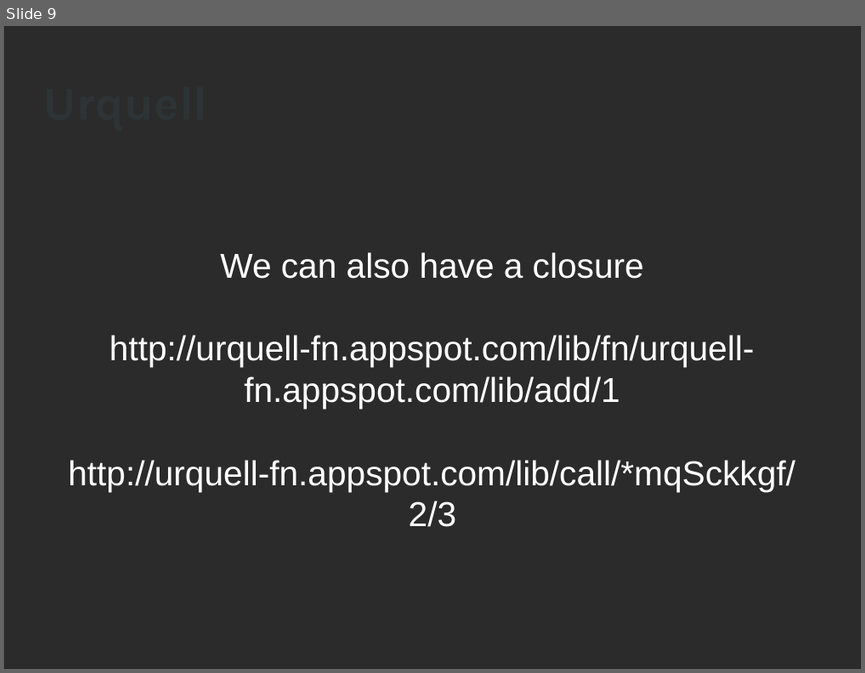
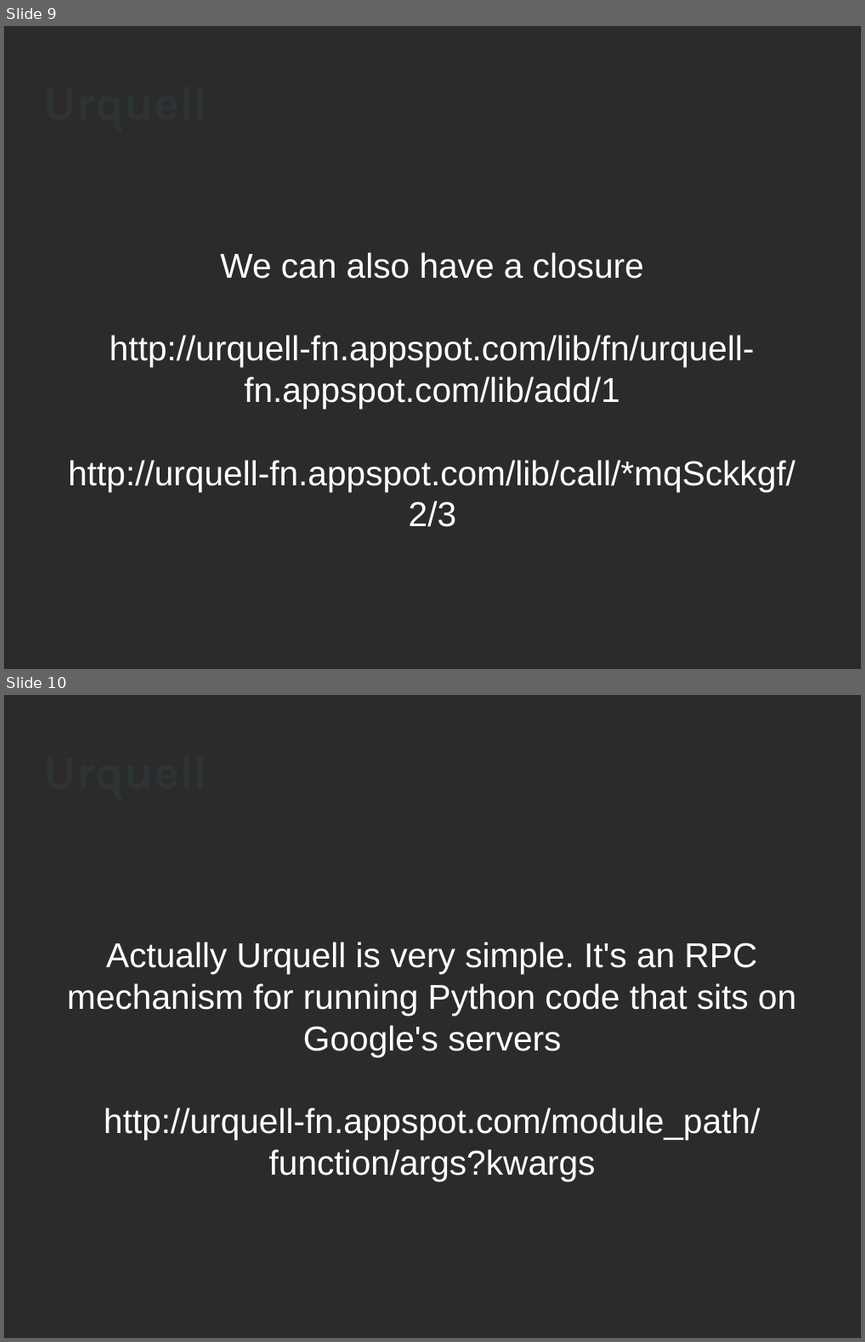
Before and after one commit to KayEss/urquell, a slide deck: Documentation/Introduction to Urquell.odp. Shown one above the other, each under a label of ours: slide 9 before the commit, slides 9 and 10 after it. The pictures are 865x673 and 865x1342 pixels, drawn with LibreOffice and Linux fonts; fonts in the diff are those of the drawing; background and template pictures are left out; a plain dark background stands for a picture behind light text. Boxes give left, top, right and bottom in pixels: in the first picture for what was removed or moved away, otherwise in the second. Text is boxed around its words. In the diff, an @@ line names an element or a change of style, - is before the commit and + after.

Commit message:
Updated presentation so it should be ready for BarCamp Chiang Mai.

```diff
--- a/Documentation/Introduction to Urquell.odp
+++ b/Documentation/Introduction to Urquell.odp
@@ slide 10 added at (4,695,861,1338), background picture (left out) @@
@@ title added at (44,717,815,824), 44 pt, text #2E3436, bold @@
+Urquell
@@ subtitle added at (67,941,796,1181), 32 pt, text #FFFFFF @@
+Actually Urquell is very simple. It's an RPC mechanism for running Python code that sits on Google's servers
+http://urquell-fn.appspot.com/module_path/function/args?kwargs
```
